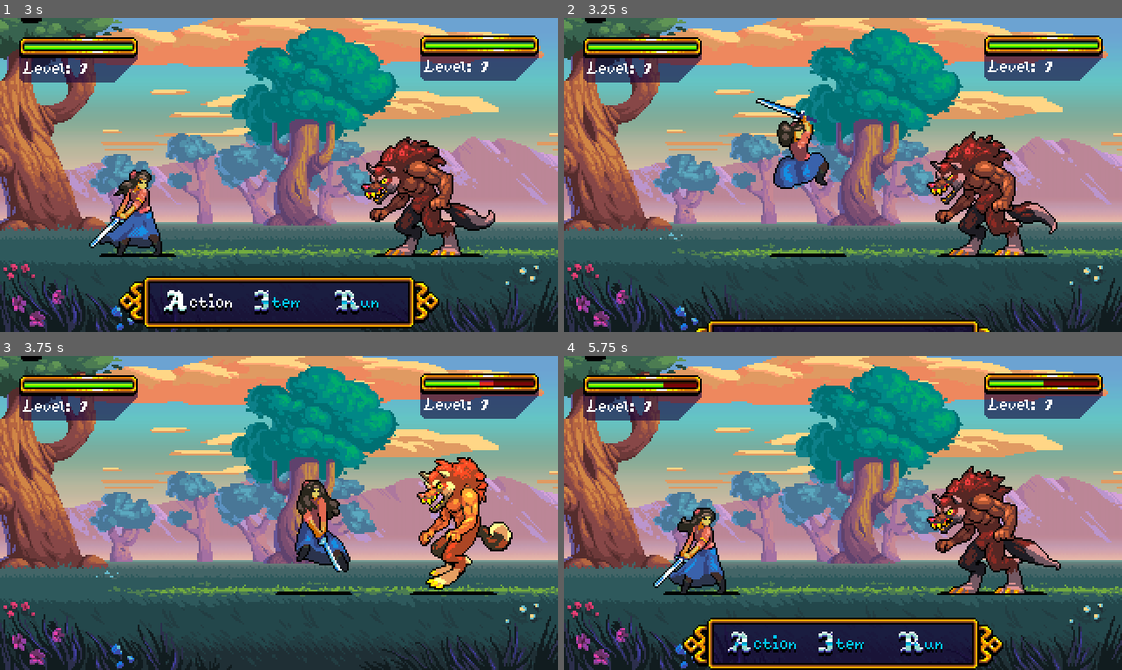
Above: before the commit, frames 1-4 (two rows, left to right).
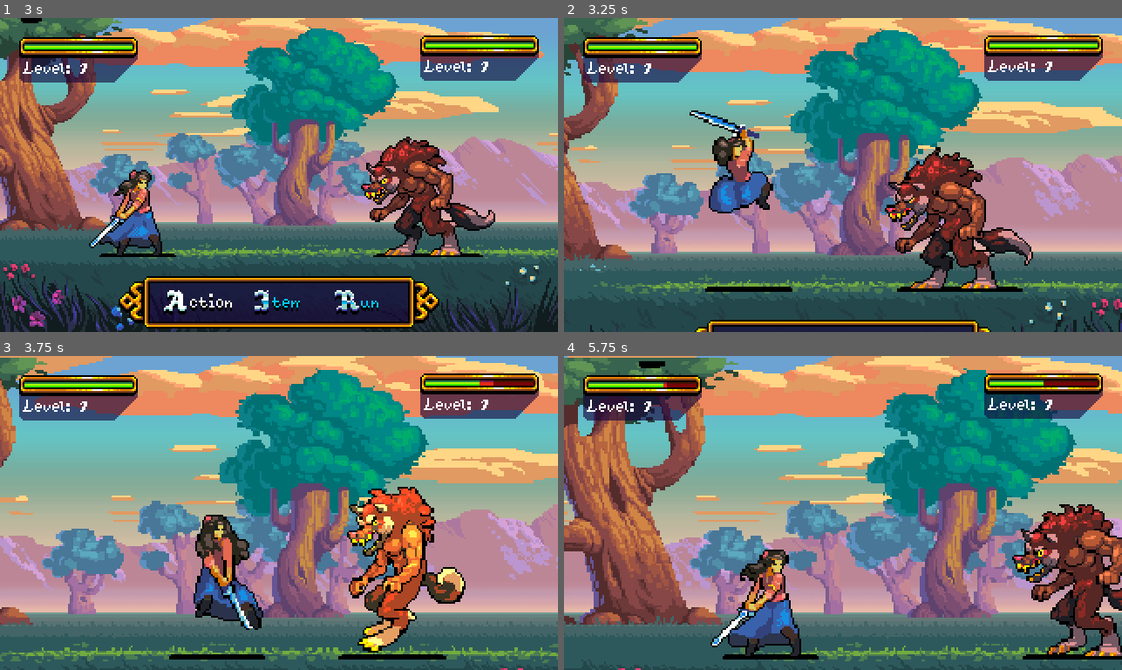
Above: after the commit, the same moments.

Repository: nahuakang/TurnBasedRPGGodot4
Game: Godot game, scene res://world/town.tscn
The game is run twice, just before and just after one commit, with the same random seed, the same clock (stepped at 60 frames per second) and the same inputs. The project has no main scene, so this scene is started directly.
Inputs:
- Up to frame 1 (3 s): tap Enter (ui_accept) at 0.5, 1.35, 1.52, 1.82, 2.85 s; hold Right (ui_right) 0.53-1.28 s; hold Enter (ui_accept) 0.53-1.28 s; hold Down (ui_down) 1.28-2.03 s; hold Right (ui_right) 2.03-2.78 s; hold Enter (ui_accept) 2.03-2.78 s; hold Up (ui_up) from 2.78 s (still down)
- Up to frame 2 (3.25 s): keep holding Up (ui_up); tap Enter (ui_accept) at 3.02 s
- Up to frame 3 (3.75 s): tap Enter (ui_accept) at 3.32 s; release Up (ui_up) at 3.53 s; hold Left (ui_left) from 3.53 s (still down); hold Enter (ui_accept) from 3.53 s (still down)
- Up to frame 4 (5.75 s): release Enter (ui_accept) at 4.28 s; tap Enter (ui_accept) at 4.35, 4.52, 4.82 s; release Left (ui_left) at 5.03 s; hold Down (ui_down) from 5.03 s (still down); hold Enter (ui_accept) from 5.03 s (still down)

Frame 1 is identical in both runs. In frame 2, 59% of the frame differs, in the area x 0-100%, y 0-100%; in frame 3, 78%; in frame 4, 84%.

Commit message:
60-61: Create `BattleCamera` for focusing on attackee during attack

Diff:
--- a/battle/battle.gd
+++ b/battle/battle.gd
@@ -6,6 +6,10 @@
 
 const EXIT_TIMER_TIMOUT: float = 1.0
 const BATTLE_WON_TIMEOUT: float = 0.5
+const CAMERA_TWEEN_OFFSET: int = 32
+const CAMERA_TWEEN_ZOOMIN_SCALE: float = 1.25
+const CAMERA_TWEEN_FOCUS_ZOOM_IN := Vector2(CAMERA_TWEEN_ZOOMIN_SCALE, CAMERA_TWEEN_ZOOMIN_SCALE)
+const CAMERA_TWEEN_FOCUS_ZOOM_DEFAULT := Vector2.ONE
 
 #############
 ## VARIABLES
@@ -19,6 +23,13 @@
 @onready var enemy_battle_unit_info: BattleUnitInfo = $BattleUI/EnemyBattleUnitInfo
 @onready var level_up_ui: LevelUpUI = %LevelUpUI
 @onready var battle_menu: BattleMenu = %BattleMenu
+@onready var battle_camera: BattleCamera = $BattleCamera
+# The camera position to return to after tweening camera movement for attack
+@onready var center_position: Vector2 = $CenterRoot/CenterPoint.global_position
+# The camera position to tween to when the player attacks the enemy
+@onready var enemy_camera_position: Vector2 = get_battle_unit_camera_position(enemy_battle_unit)
+# The camera position to tween to when the enemy attacks the player
+@onready var player_camera_position: Vector2 = get_battle_unit_camera_position(player_battle_unit)
 
 ##############
 ## REFERENCES
@@ -76,6 +87,11 @@
 	SceneStack.pop()
 
 
+func get_battle_unit_camera_position(battle_unit: BattleUnit) -> Vector2:
+	var start_position := Vector2(battle_unit.global_position.x, center_position.y)
+	var final_position := start_position.move_toward(center_position, CAMERA_TWEEN_OFFSET)
+	return final_position
+
 ###################
 ## SIGNALS METHODS
 ###################
@@ -94,10 +110,13 @@
 	var menu_option: BattleMenu.MENU_OPTION = await battle_menu.menu_option_selected
 	match menu_option:
 		BattleMenu.MENU_OPTION.ACTION:
+			battle_camera.focus_target(enemy_camera_position, CAMERA_TWEEN_FOCUS_ZOOM_IN)
 			player_battle_unit.melee_attack(enemy_battle_unit)
+
 		BattleMenu.MENU_OPTION.ITEM:
 			print("TODO: Item")
 			turn_manager.advance_turn()
+
 		BattleMenu.MENU_OPTION.RUN:
 			print("TODO: Run (Can add a coin flip on damage upon escape)")
 			exit_battle()
@@ -113,8 +132,10 @@
 		exit_battle()
 		return
 
+	battle_camera.focus_target(player_camera_position, CAMERA_TWEEN_FOCUS_ZOOM_IN)
 	enemy_battle_unit.melee_attack(player_battle_unit)
 
 
 func _on_async_turn_pool_turn_over() -> void:
+	await battle_camera.focus_target(center_position, CAMERA_TWEEN_FOCUS_ZOOM_DEFAULT)
 	turn_manager.advance_turn()
--- a/battle/battle.tscn
+++ b/battle/battle.tscn
@@ -12,6 +12,7 @@
 [ext_resource type="Texture2D" uid="uid://k6aihbg0h4f6" path="res://assets/sprites/BattleGrassForeground.png" id="8_7jthr"]
 [ext_resource type="Resource" uid="uid://dulhmh0tatbv0" path="res://class_stats/werewolf_class_stats.tres" id="9_btxun"]
 [ext_resource type="Texture2D" uid="uid://cqt53lm4q232s" path="res://assets/sprites/BattleTreesForeground.png" id="9_q74v3"]
+[ext_resource type="PackedScene" uid="uid://bdoqjolgd1scb" path="res://battle/battle_camera.tscn" id="13_3axkf"]
 [ext_resource type="PackedScene" uid="uid://bgtpiv2wsh8t8" path="res://ui/battle_unit_info.tscn" id="13_fy6nq"]
 [ext_resource type="PackedScene" uid="uid://deerril57b1c5" path="res://ui/level_up_ui.tscn" id="14_3ola2"]
 [ext_resource type="PackedScene" uid="uid://b7pdbhyuurbn5" path="res://ui/battle_menu.tscn" id="15_l2835"]
@@ -21,7 +22,7 @@
 tracks/0/type = "value"
 tracks/0/imported = false
 tracks/0/enabled = true
-tracks/0/path = NodePath("Camera2D:position")
+tracks/0/path = NodePath("BattleCamera:position")
 tracks/0/interp = 1
 tracks/0/loop_wrap = true
 tracks/0/keys = {
@@ -73,7 +74,7 @@
 tracks/0/type = "value"
 tracks/0/imported = false
 tracks/0/enabled = true
-tracks/0/path = NodePath("Camera2D:position")
+tracks/0/path = NodePath("BattleCamera:position")
 tracks/0/interp = 1
 tracks/0/loop_wrap = true
 tracks/0/keys = {
@@ -213,7 +214,7 @@
 texture = ExtResource("9_q74v3")
 centered = false
 
-[node name="Camera2D" type="Camera2D" parent="."]
+[node name="BattleCamera" parent="." instance=ExtResource("13_3axkf")]
 position = Vector2(-160, 90)
 
 [node name="AnimationPlayer" type="AnimationPlayer" parent="."]
@@ -267,3 +268,20 @@
 anchor_bottom = 1.0
 grow_horizontal = 2
 grow_vertical = 2
+
+[node name="CenterRoot" type="Node" parent="."]
+
+[node name="CenterPoint" type="Control" parent="CenterRoot"]
+visible = false
+layout_mode = 3
+anchors_preset = 8
+anchor_left = 0.5
+anchor_top = 0.5
+anchor_right = 0.5
+anchor_bottom = 0.5
+offset_left = -20.0
+offset_top = -20.0
+offset_right = 20.0
+offset_bottom = 20.0
+grow_horizontal = 2
+grow_vertical = 2
--- /dev/null
+++ b/battle/battle_camera.gd
@@ -0,0 +1,27 @@
+extends Camera2D
+class_name BattleCamera
+
+#############
+## CONSTANTS
+#############
+
+const CAMERA_FOCUS_TWEEN_DURATION: float = 0.4
+
+###########
+## METHODS
+###########
+
+func focus_target(
+	target_position: Vector2,
+	target_zoom: Vector2,
+	duration: float = CAMERA_FOCUS_TWEEN_DURATION
+) -> void:
+	var tween := create_tween().set_trans(Tween.TRANS_SINE).set_ease(Tween.EASE_IN_OUT)
+	tween.tween_property(self, "global_position", target_position, duration).from_current()
+	tween.parallel().tween_property(
+		self,
+		"zoom",
+		target_zoom,
+		CAMERA_FOCUS_TWEEN_DURATION
+	).from_current()
+	await tween.finished
--- /dev/null
+++ b/battle/battle_camera.tscn
@@ -0,0 +1,6 @@
+[gd_scene load_steps=2 format=3 uid="uid://bdoqjolgd1scb"]
+
+[ext_resource type="Script" path="res://battle/battle_camera.gd" id="1_fbor0"]
+
+[node name="BattleCamera" type="Camera2D"]
+script = ExtResource("1_fbor0")
Not shown: 1 places in battle/battle.tscn that only renumber resources
